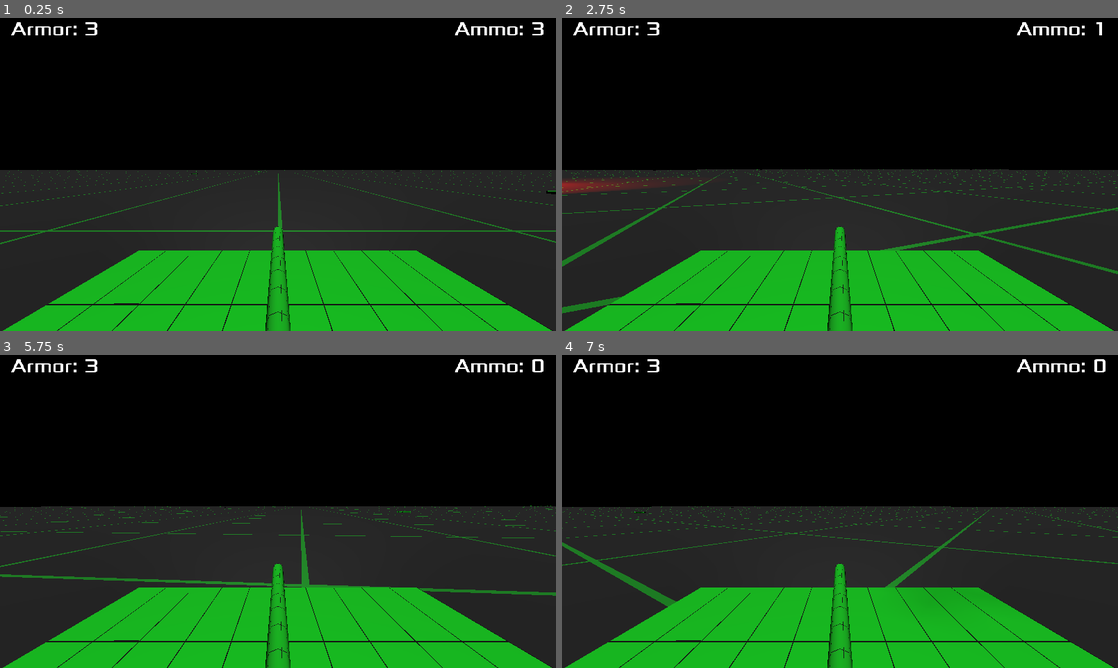
Above: before the commit, frames 1-4 (two rows, left to right).
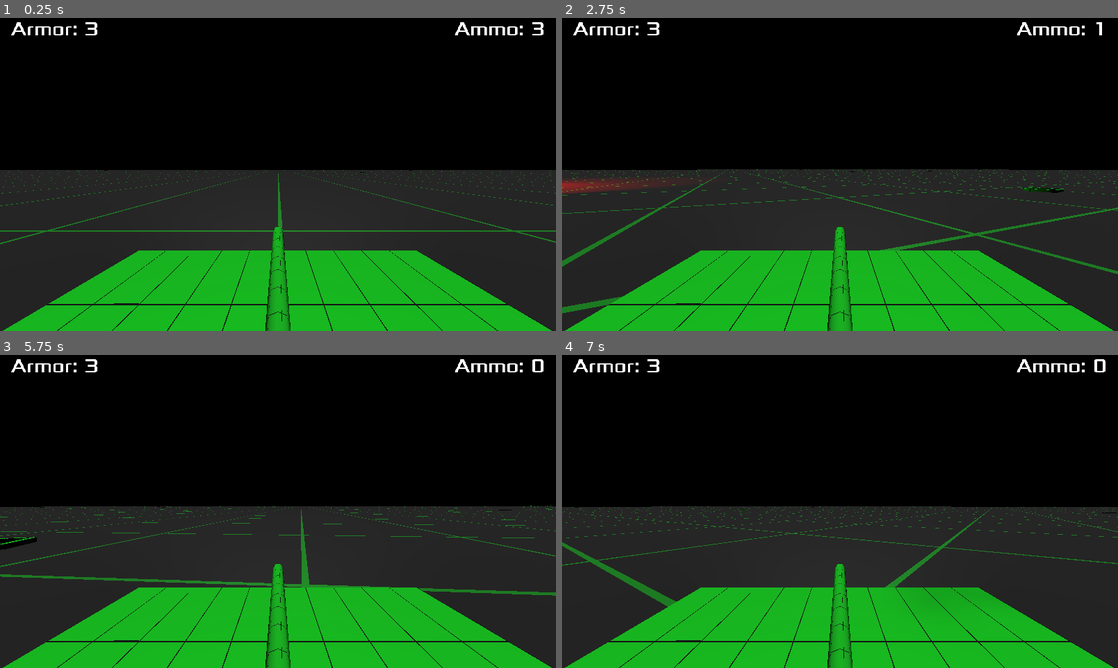
Above: after the commit, the same moments.

Repository: Kromey/spectre
Game: Godot game, scene res://Main.tscn
Two runs of this game, one before a commit and one after it. Both use one fixed random seed, a clock stepped at 60 frames per second and the inputs below.
Inputs:
- Up to frame 1 (0.25 s): no input
- Up to frame 2 (2.75 s): hold D (movement_right) 0.53-1.28 s; hold Space (action_shoot) 0.53-1.28 s; hold S (movement_backward) 1.28-2.03 s; tap Space (action_shoot) at 1.35 s; hold D (movement_right) from 2.03 s (still down); hold Space (action_shoot) from 2.03 s (still down)
- Up to frame 3 (5.75 s): release D (movement_right) at 2.78 s; release Space (action_shoot) at 2.78 s; hold W (movement_forward) 2.78-3.53 s; tap Space (action_shoot) at 2.85, 4.35 s; hold Space (action_shoot) 3.53-4.28 s; hold A (movement_left) 3.53-5.03 s; hold S (movement_backward) from 5.03 s (still down); hold Space (action_shoot) from 5.03 s (still down)
- Up to frame 4 (7 s): release S (movement_backward) at 5.78 s; release Space (action_shoot) at 5.78 s; hold D (movement_right) 5.78-6.53 s; tap Space (action_shoot) at 5.85 s; hold W (movement_forward) from 6.53 s (still down); hold Space (action_shoot) from 6.53 s (still down)

The runs differ from the first frame. In frame 1, less than 0.1% of the frame differs, in the area x 18-100%, y 48-57%; in frame 2, 0.1%; in frame 3, 0.2%, in the area x 0-92%, y 48-63%; in frame 4, less than 0.1%.

Commit message:
Animations do not to be running in editor

Diff:
--- a/ArmorPickup.tscn
+++ b/ArmorPickup.tscn
@@ -45,7 +45,7 @@
 }
 
 [node name="ArmorPickup" type="Spatial"]
-transform = Transform( -0.800235, 0, 0.474879, 0, 0.93053, 0, -0.474879, 0, -0.800235, 0, 0.05, 0 )
+transform = Transform( 1, 0, 0, 0, 1, 0, 0, 0, 1, 0, 0.05, 0 )
 script = ExtResource( 2 )
 
 [node name="Area" type="Area" parent="."]
